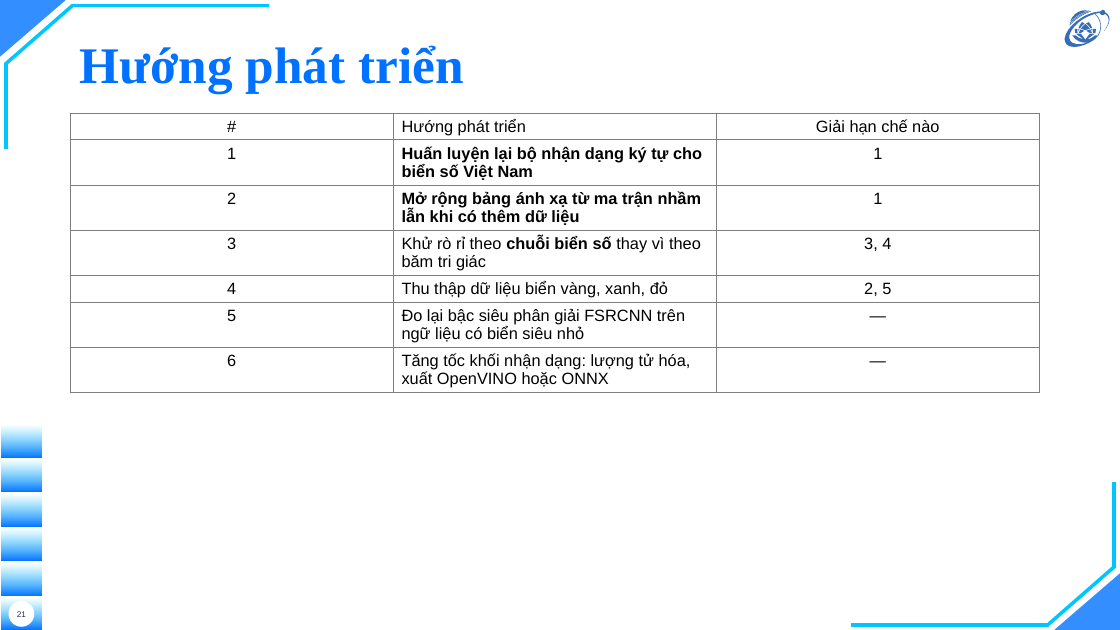
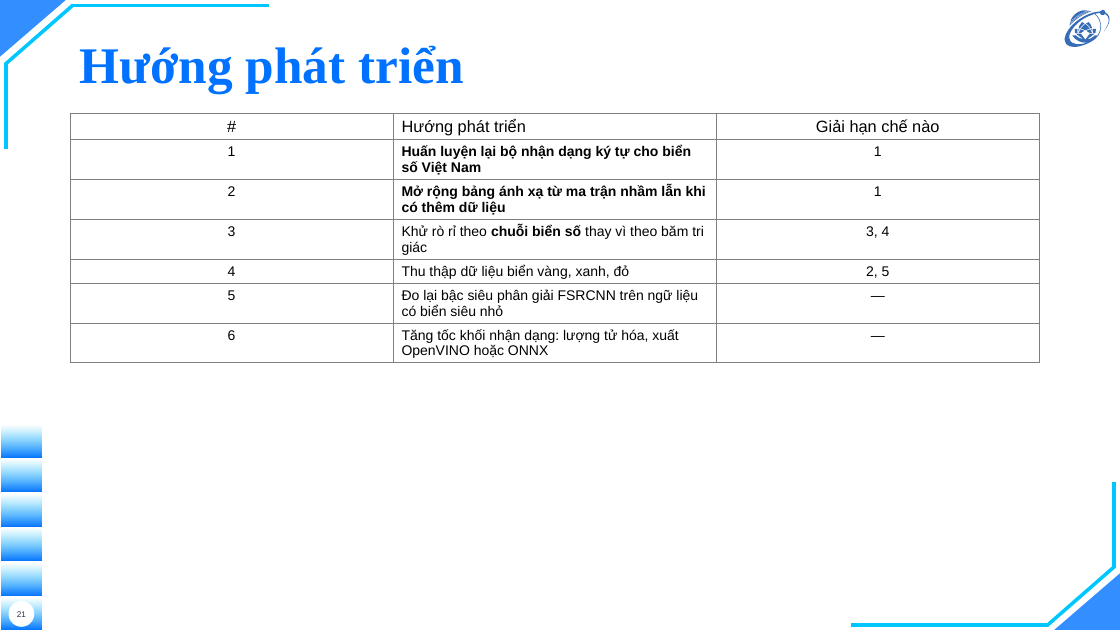
Before and after one commit to hieunguyen2604/alpr-do-an-mon-hoc, a slide deck: slide 21 of nop/02-slide-mon-hoc.pptx. Drawn at 1120x630 pixels with LibreOffice and Linux fonts; fonts in the diff are those of the drawing; background and template pictures are left out. Boxes give left, top, right and bottom in pixels: in the first picture for what was removed or moved away, otherwise in the second. Text is boxed around its words. In the diff, an @@ line names an element or a change of style, - is before the commit and + after.

```diff
--- a/nop/02-slide-mon-hoc.pptx
+++ b/nop/02-slide-mon-hoc.pptx
@@ table at (x1=70, y1=113, x2=1040, y2=567) @@
@@ size 14 to 12 pt @@
```
Also in this commit, not shown: 7 other slides changed, 3 other files.
